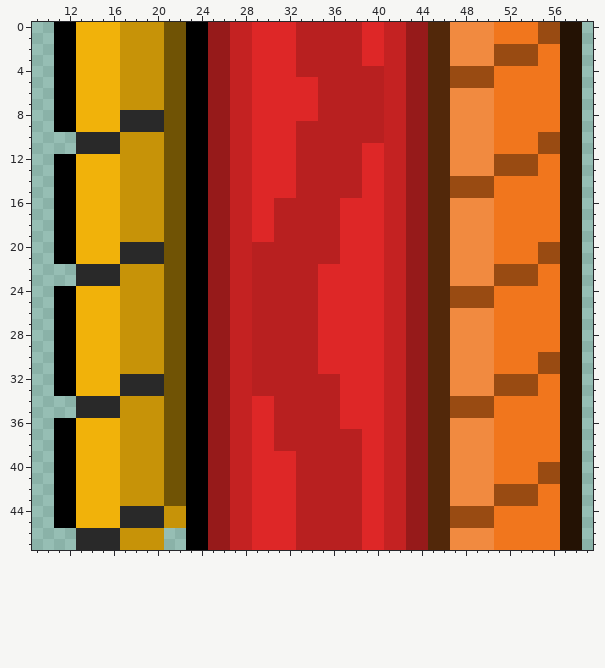
Edited in one commit: sprite sheet (Content/NPCs/BossFireDragon/FireDragonBody.png). This is how it looked before the edit.
The file is 70x48 pixels. Colours within 5 levels of each other are drawn and written as one. Shown: x 9..59, y 0..47.
And afterwards:
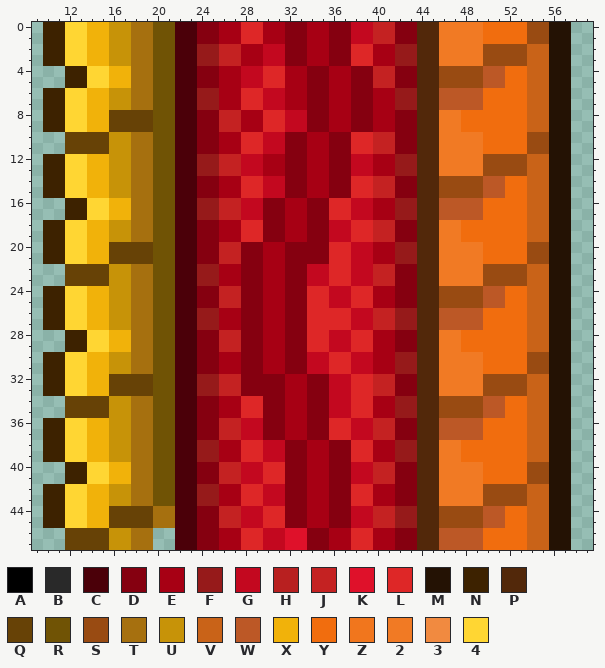
Palette (. is transparent): A #000000  B #292929  C #4b0009  D #850010  E #a70014  F #961a1a  G #c3081f  H #b82020  J #c42222  K #df112a  L #de2727  M #241204  N #3d2200  P #52280a  Q #674206  R #705305  S #994b12  T #a6700f  U #c79308  V #c96318  W #bc5826  X #f1b20a  Y #f16d0e  Z #f1761d  2 #f17a24  3 #f18a40  4 #ffd633
Changes in this commit:
Changed rows in their new state; - is an unchanged pixel.
first column x 10:
 0 NN44--U-TTR-CCDDEEL-EEDDEEDDGGJ-DDP-2222YYYYS-M-.
 1 NN44--U-TTR-CCDDEEL-EEDDEEDDGGJ-DDP-2222YYYYS-M-.
 2 NN44--U-TTR-CCF-J-EEGGDDEEDDL-EEF-P-2222S---VVM-.
 3 NN44--U-TTR-CCF-J-EEGGDDEEDDL-EEF-P-2222S---VVM-.
 4 -.NN44-XTTR-CCDDEEGG--EEDDEEDDJ-DDP-S---WWYYVVM-.
 5 -.NN44-XTTR-CCDDEEGG--EEDDEEDDJ-DDP-S---WWYYVVM-.
 6 NN44--U-TTR-CCF-EEL-GGEEDDEEDDEEF-P-WWWWYYYYVVM-.
 7 NN44--U-TTR-CCF-EEL-GGEEDDEEDDEEF-P-WWWWYYYYVVM-.
 8 NN44--QQQQR-CCDDJ-EE--GGDDEEDDEEDDP-22YYYYYYVVM-.
 9 NN44--QQQQR-CCDDJ-EE--GGDDEEDDEEDDP-22YYYYYYVVM-.
10 --QQQQU-TTR-CCDDEEL-GGDDEEDDLLJ-DDP-2222YYYYS-M-.
11 --QQQQU-TTR-CCDDEEL-GGDDEEDDL-J-DDP-2222YYYYS-M-.
12 NN44--U-TTR-CCF-J-GGEEDDEEDDGGEEF-P-2222S---VVM-.
13 NN44--U-TTR-CCF-J-GGEEDDEEDDGGEEF-P-2222S---VVM-.
14 NN44--U-TTR-CCDDEEL-GGDDEEDDL-J-DDP-S---WWYYVVM-.
15 NN44--U-TTR-CCDDEEL-GGDDEEDDL-J-DDP-S---WWYYVVM-.
16 -.NN44-XTTR-CCF-J-GGDDEEDDL-GGEEF-P-WWWWYYYYVVM-.
17 -.NN44-XTTR-CCF-J-GGDDEEDDL-GGEEF-P-WWWWYYYYVVM-.
18 NN44--U-TTR-CCDDEEL-DDEEDDGG--J-DDP-22YYYYYYVVM-.
19 NN44--U-TTR-CCDDEEL-DDEEDDGG--J-DDP-22YYYYYYVVM-.
20 NN44--QQQQR-CCDDJ-DDEEDDDDL-GGEEF-P-2222YYYYS-M-.
21 NN44--QQQQR-CCDDJ-DDEEDDDDL-GGEEF-P-2222YYYYS-M-.
22 --QQQQU-TTR-CCF-EEDDEEDDGG--GGJ-DDP-2222S---VVM-.
23 --QQQQU-TTR-CCF-EEDDEEDDGG--GGJ-DDP-2222S---VVM-.
24 NN44--U-TTR-CCDDJ-DDEEDDL-GG--EEDDP-S---WWYYVVM-.
25 NN44--U-TTR-CCDDJ-DDEEDDL-GG--EEDDP-S---WWYYVVM-.
26 NN44--U-TTR-CCF-EEDDEEDDL---GGJ-F-P-WWWWYYYYVVM-.
27 NN44--U-TTR-CCF-EEDDEEDDL---GGJ-F-P-WWWWYYYYVVM-.
28 -.NN44-XTTR-CCDDJ-DDEEDDL-GG--EEDDP-22YYYYYYVVM-.
29 -.NN44-XTTR-CCDDJ-DDEEDDL-GG--EEDDP-22YYYYYYVVM-.
30 NN44--U-TTR-CCDDEEDDEEDDGG--GGEEF-P-2222YYYYS-M-.
31 NN44--U-TTR-CCDDEEDDEEDDGG--GGEEF-P-2222YYYYS-M-.
32 NN44--QQQQR-CCF-J-DDDDEEDDGG--J-DDP-2222S---VVM-.
33 NN44--QQQQR-CCF-J-DDDDEEDDGG--J-DDP-2222S---VVM-.
34 --QQQQU-TTR-CCDDEEL-DDEEDDGG--EEF-P-S---WWYYVVM-.
35 --QQQQU-TTR-CCDDEEL-DDEEDDGG--EEF-P-S---WWYYVVM-.
36 NN44--U-TTR-CCDDJ-GGDDEEDDL-GGJ-DDP-WWWWYYYYVVM-.
37 NN44--U-TTR-CCDDJ-GGDDEEDDLLGGJ-DDP-WWWWYYYYVVM-.
38 NN44--U-TTR-CCF-EEL-GGDDEEDDL-EEF-P-22YYYYYYVVM-.
39 NN44--U-TTR-CCF-EEL-GGDDEEDDL-EEF-P-22YYYYYYVVM-.
40 -.NN44-XTTR-CCDDJ-GG--DDEEDDGGJ-DDP-2222YYYYS-M-.
41 -.NN44-XTTR-CCDDJ-GG--DDEEDDGGJ-DDP-2222YYYYS-M-.
42 NN44--U-TTR-CCF-EEL-GGDDEEDDL-EEDDP-2222S---VVM-.
43 NN44--U-TTR-CCF-EEL-GGDDEEDDL-EEDDP-2222S---VVM-.
44 NN44--QQQQTTCCDDJ-GG--DDEEDDGGJ-F-P-S---WWYYVVM-.
45 NN44--QQQQTTCCDDJ-GG--DDEEDDGGJ-F-P-S---WWYYVVM-.
46 --QQQQU-TT.-CCDDEEL-GGKKDDEEL-EEDDP-WWWWYYYYVVM-.
47 --QQQQU-TT.-CCDDEEL-GGKKDDEEL-EEDDP-WWWWYYYYVVM-.
Where, in picture pixels (left, top, right, bottom), the same in both pictures:
changed: (43, 22, 582, 550)
